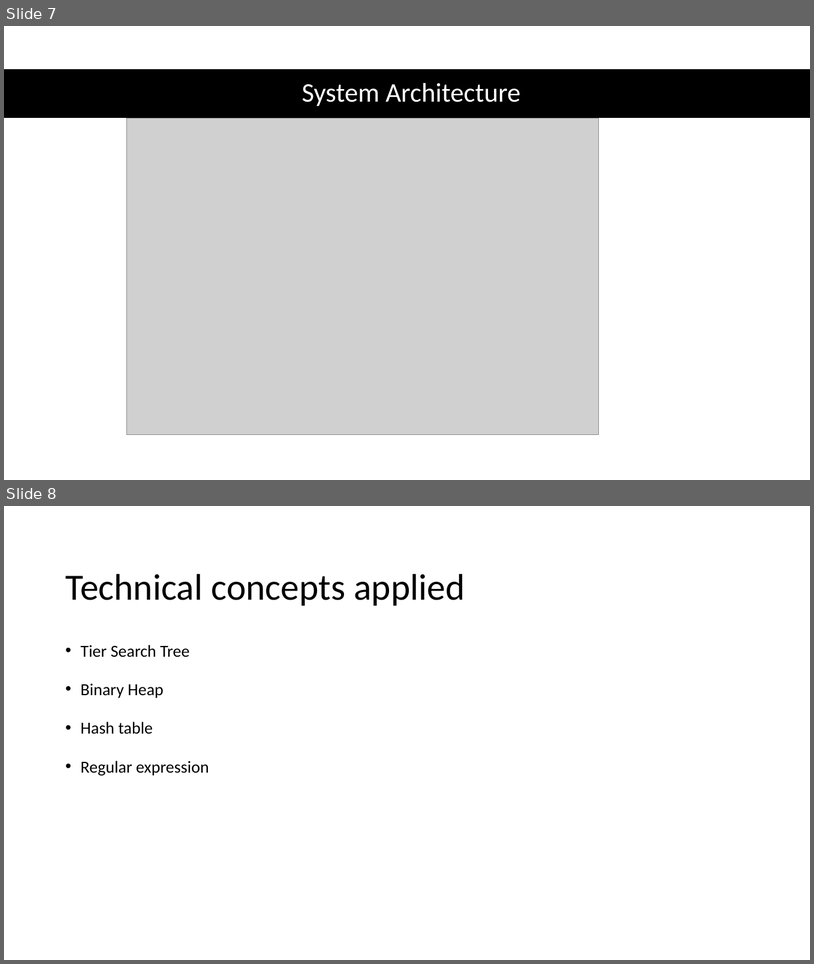
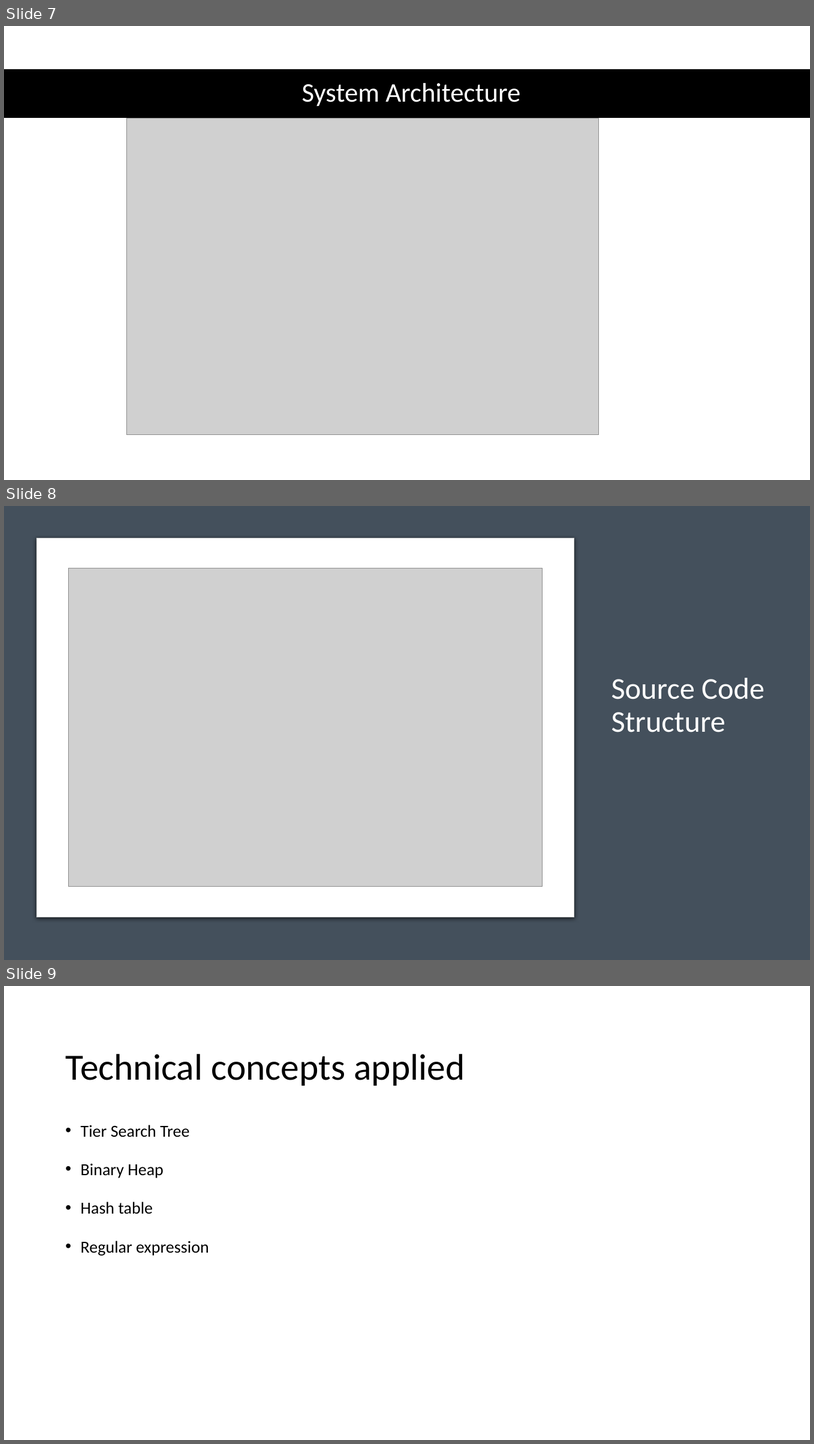
Before and after one commit to fanchuanster/8547SFinalProj, a slide deck: FinalProject.pptx. Shown one above the other, each under a label of ours: slides 7 and 8 before the commit, slides 7, 8 and 9 after it. The pictures are 814x964 and 814x1444 pixels, drawn with LibreOffice and Linux fonts; fonts in the diff are those of the drawing; grey boxes stand for pictures; background and template pictures are left out. Boxes give left, top, right and bottom in pixels: in the first picture for what was removed or moved away, otherwise in the second. Text is boxed around its words. In the diff, an @@ line names an element or a change of style, - is before the commit and + after.

Commit message:
test

```diff
--- a/FinalProject.pptx
+++ b/FinalProject.pptx
@@ slide 8 added at (x1=4, y1=506, x2=810, y2=960), background #E7E6E6 @@
@@ rectangle added at (x1=4, y1=506, x2=810, y2=960), fill #44505C @@
@@ rounded rectangle added at (x1=36, y1=538, x2=575, y2=917), fill #FFFFFF, outline #C8CACA 0.75 pt @@
@@ picture added at (x1=69, y1=568, x2=542, y2=886) @@
@@ title added at (x1=612, y1=678, x2=765, y2=732), 36 pt, text #FFFFFF @@
+Source Code Structure
@@ what was slide 8 is now slide 9 @@
```
